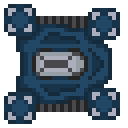
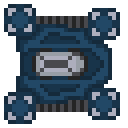
Layers edited between the first and the second w=128, h=128 image:
added layer "threads 2" above "threads 1" over box(36, 16, 88, 112)
added layer "threads 1" above "Layer 4" over box(36, 16, 88, 112)
painted on "Layer 4" over box(24, 16, 92, 112)
